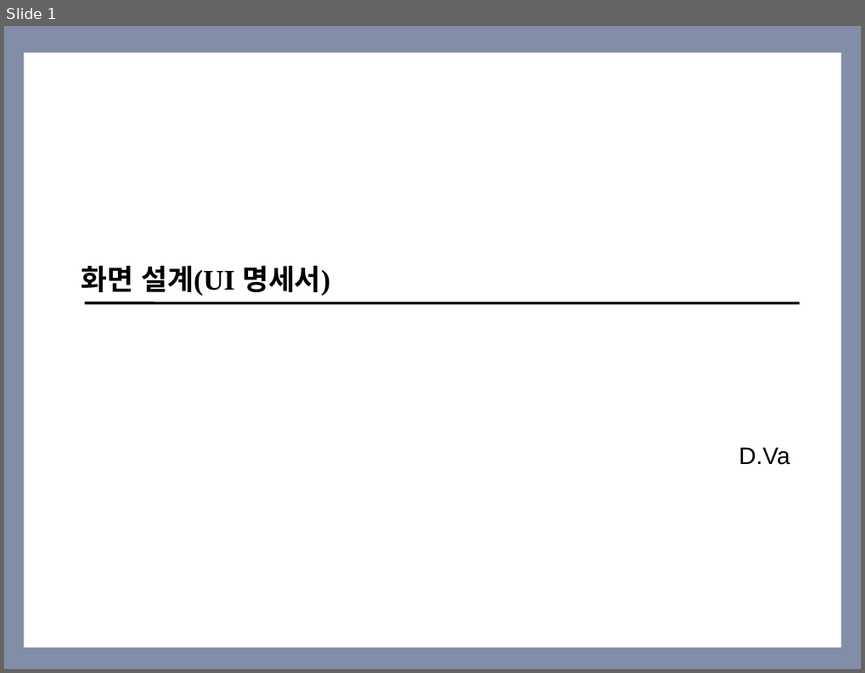
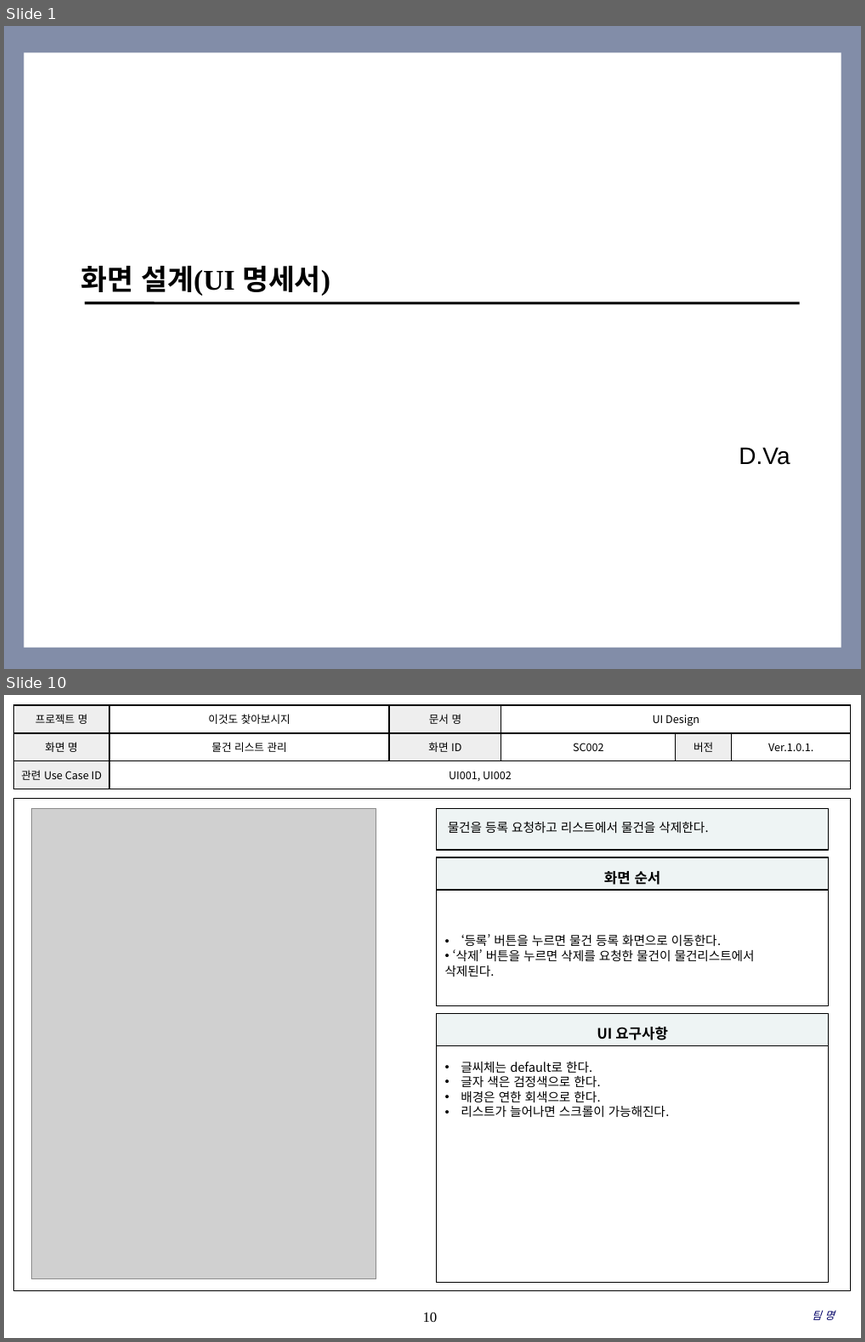
Before and after one commit to SMU-SE-Admin/2018_Capstone_D.VA_Doc, a slide deck: 03 설계/UI Design.pptx. Shown one above the other, each under a label of ours: slide 1 before the commit, slides 1 and 10 after it; the slides between them are not shown. The pictures are 865x673 and 865x1342 pixels, drawn with LibreOffice and Linux fonts; fonts in the diff are those of the drawing; grey boxes stand for pictures; background and template pictures are left out. Boxes give left, top, right and bottom in pixels: in the first picture for what was removed or moved away, otherwise in the second. Text is boxed around its words. In the diff, an @@ line names an element or a change of style, - is before the commit and + after.

```diff
--- a/03 설계/UI Design.pptx
+++ b/03 설계/UI Design.pptx
@@ slide 10 added at [4,695,861,1338], background #FFFFFF @@
@@ table added at [13,705,850,789], 3 rows, 6 columns @@
+프로젝트 명 | 이것도 찾아보시지 | 문서 명 | UI Design |  | 
+화면 명 | 물건 리스트 관리 | 화면 ID | SC002 | 버전 | Ver.1.0.1.
+관련 Use Case ID | UI001, UI002 |  |  |  | 
@@ rectangle added at [13,798,851,1291], outline #000000 0.75 pt @@
@@ picture added at [31,808,375,1278] @@
@@ rectangle added at [437,808,829,849], fill #EEF4F4, outline #000000 1 pt, 10.5 pt, text #000000 @@
+물건을 등록 요청하고 리스트에서 물건을 삭제한다.
@@ rectangle added at [437,857,829,890], fill #EEF4F4, outline #000000 1 pt, 12 pt, text #000000, bold @@
+화면 순서
@@ rectangle added at [437,890,829,1005], fill #FFFFFF, outline #000000 1 pt, 10.5 pt, text #000000 @@
+• ‘등록’ 버튼을 누르면 물건 등록 화면으로 이동한다.
+• ‘삭제’ 버튼을 누르면 삭제를 요청한 물건이 물건리스트에서
+삭제된다.
@@ rectangle added at [437,1013,829,1045], fill #EEF4F4, outline #000000 1 pt, 12 pt, text #000000, bold @@
+UI 요구사항
@@ rectangle added at [437,1045,829,1281], fill #FFFFFF, outline #000000 1 pt, 10.5 pt, text #000000 @@
+• 글씨체는 default로 한다.
+• 글자 색은 검정색으로 한다.
+• 배경은 연한 회색으로 한다.
+• 리스트가 늘어나면 스크롤이 가능해진다.
@@ page number added at [423,1312,438,1321], 12 pt, text #000000 @@
+10
@@ text added at [812,1310,834,1320], 9 pt, text #000066, italic @@
+팀 명
```
Also in this commit, not shown: 5 slides changed, 12 other slides added, 2 slides removed, 29 other files.
